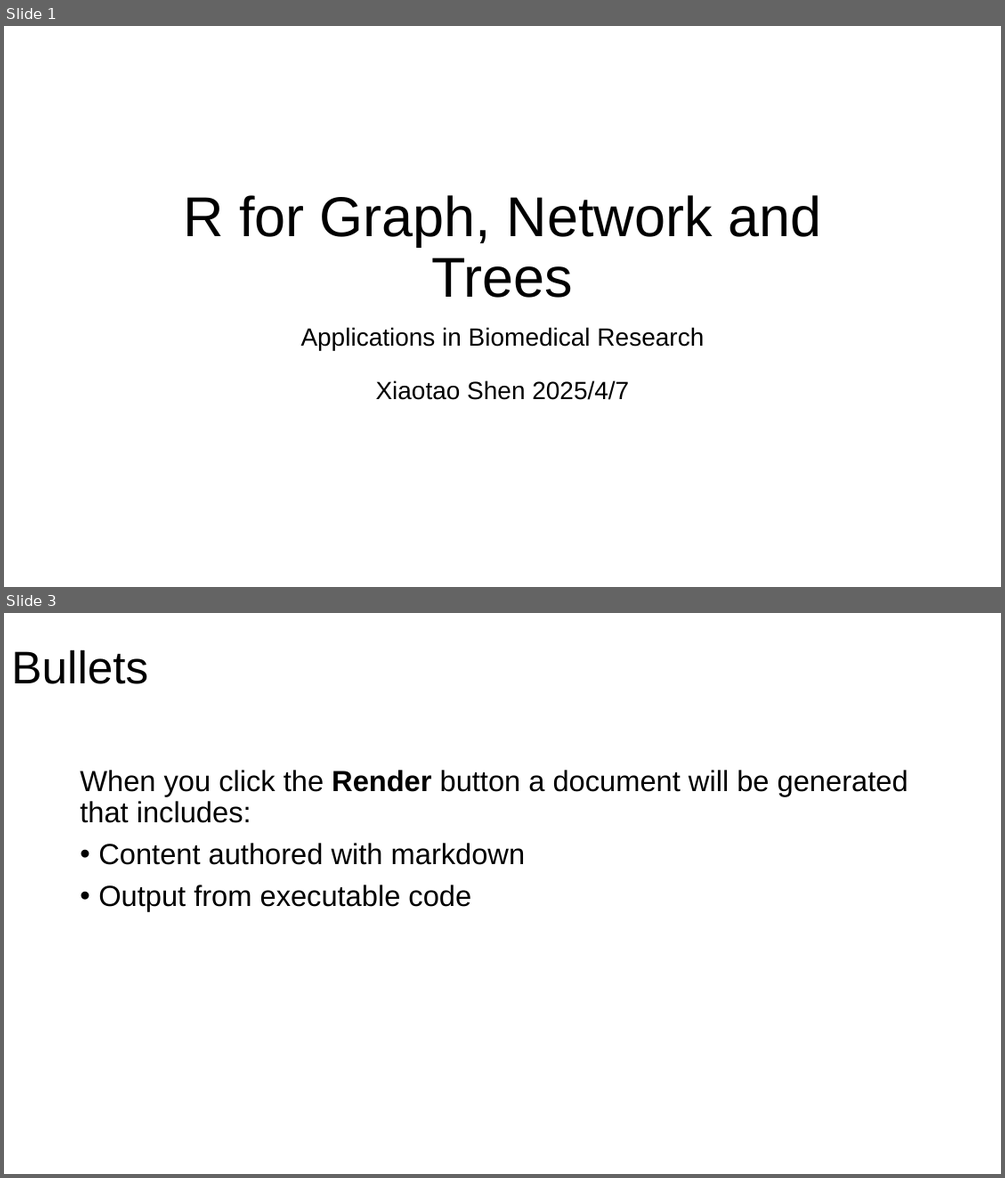
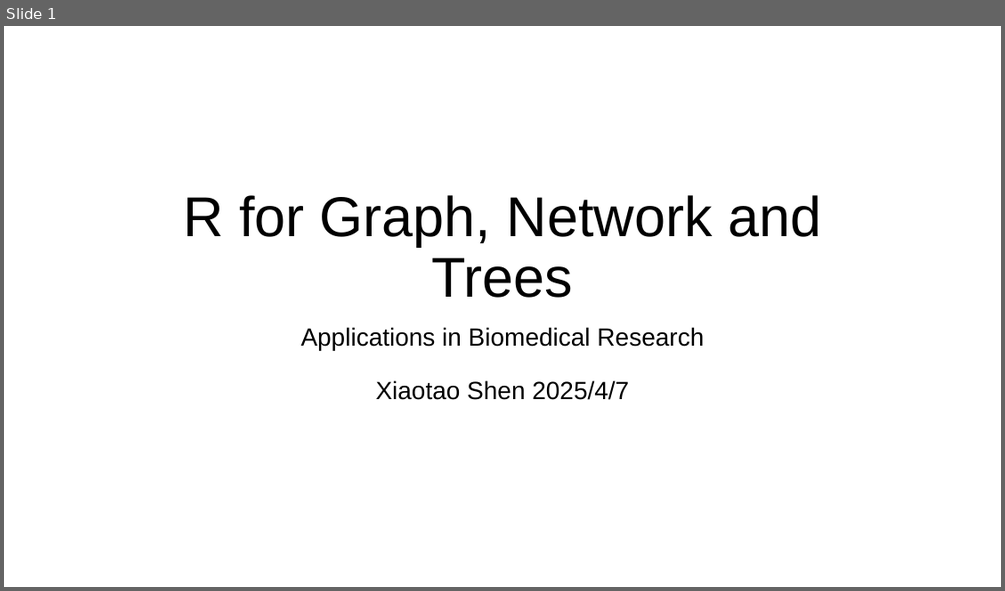
Before and after one commit to jaspershen-lab/MD7115-NTU, a slide deck: 3_materials/MD7115-Xiaotao.pptx. Shown one above the other, each under a label of ours: slides 1 and 3 before the commit, slide 1 after it; the slides between them are not shown. The pictures are 1005x1178 and 1005x591 pixels, drawn with LibreOffice and Linux fonts; fonts in the diff are those of the drawing; background and template pictures are left out. Boxes give left, top, right and bottom in pixels: in the first picture for what was removed or moved away, otherwise in the second. Text is boxed around its words. In the diff, an @@ line names an element or a change of style, - is before the commit and + after.

```diff
--- a/3_materials/MD7115-Xiaotao.pptx
+++ b/3_materials/MD7115-Xiaotao.pptx
@@ slide 3 removed at [4,613,1001,1174], background #FFFFFF @@
@@ title removed at [11,649,148,684] @@
-Bullets
@@ text removed at [80,770,908,911] @@
-When you click the Render button a document will be generated that includes:
-• Content authored with markdown
-• Output from executable code
```
Also in this commit, not shown: 6 slides added, 2 other slides removed, 4 other files.
